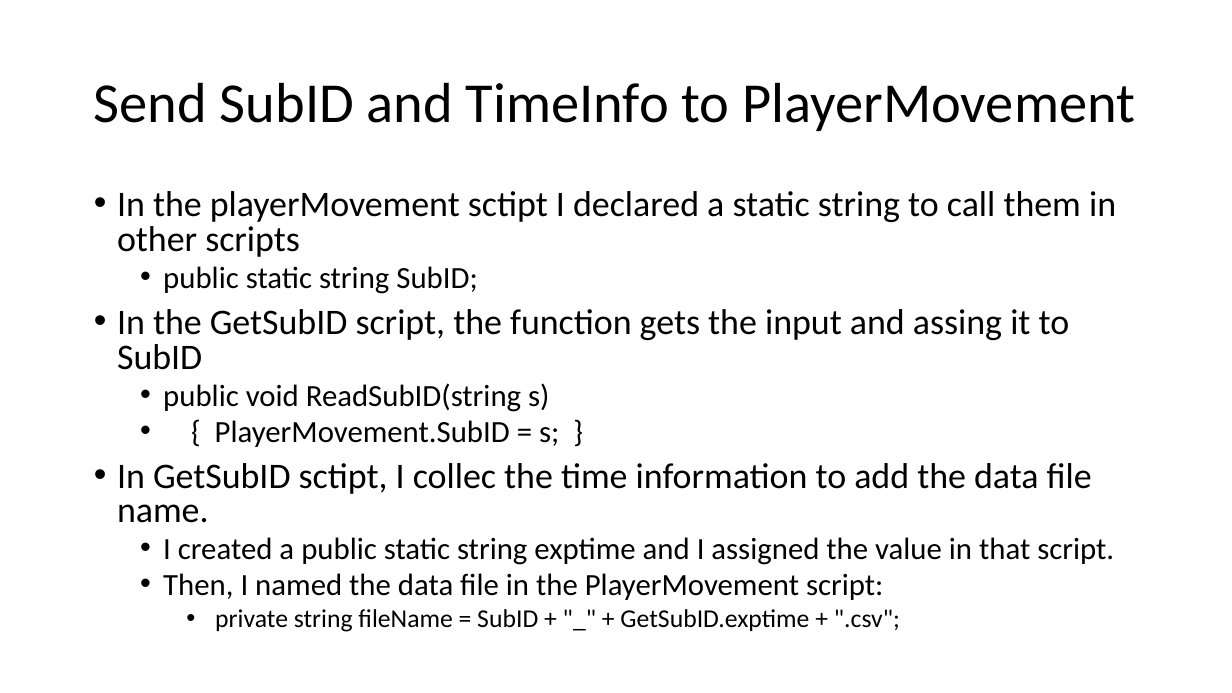
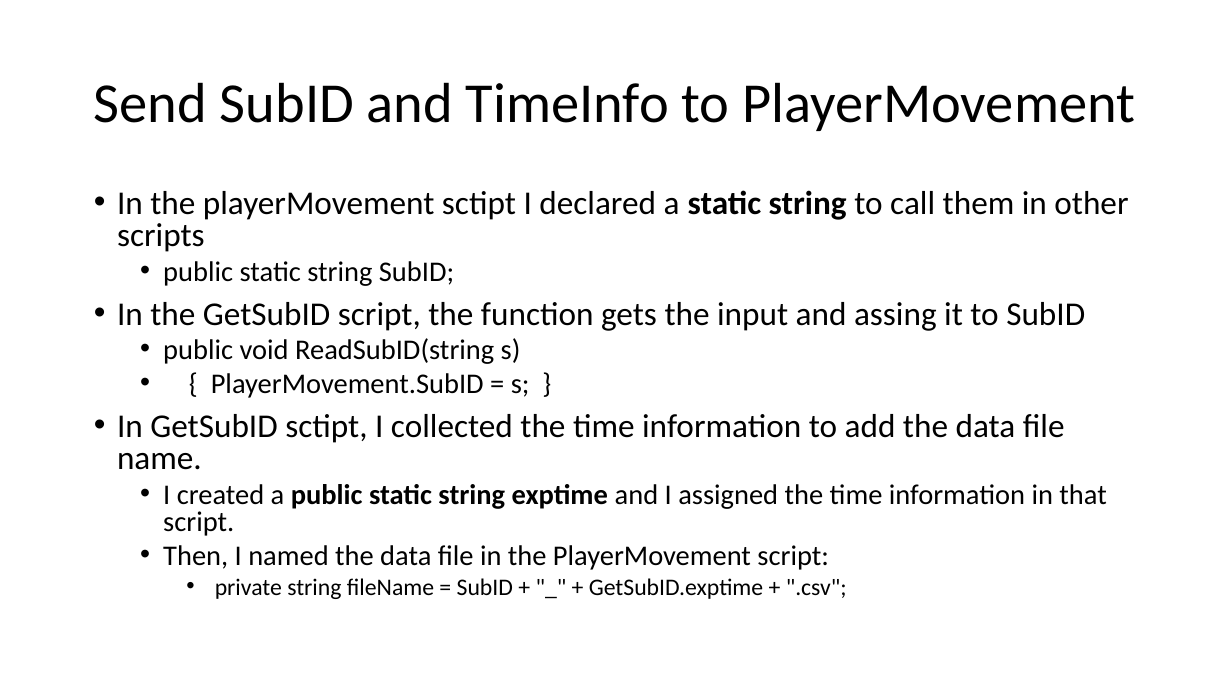
Before and after one commit to haticededetas/Experiment-1, a slide deck: slide 20 of Route_Following/Explanations.pptx. Drawn at 1232x693 pixels with LibreOffice and Linux fonts; fonts in the diff are those of the drawing. Boxes give left, top, right and bottom in pixels: in the first picture for what was removed or moved away, otherwise in the second. Text is boxed around its words. In the diff, an @@ line names an element or a change of style, - is before the commit and + after.

```diff
--- a/Route_Following/Explanations.pptx
+++ b/Route_Following/Explanations.pptx
@@ text at [117,190,1128,599]: size 28 to 25.9 pt in "In the playerMovement sctipt I declared a ...", "In the GetSubID script, the function gets ..."; bold on in "static string"; size 24 to 22.2 pt in "public static string SubID;", "public void ReadSubID(string s)", "{ PlayerMovement.SubID = s; }", "Then, I named the data file in ..."; size 20 to 18.5 pt in "private string fileName = SubID + "_" ..." @@
@@ text at [117,414,1106,536]: text changed; size 24 to 22.2 pt @@
-• In GetSubID sctipt, I collec the time information to add the data file name.
-  • I created a public static string exptime and I assigned the value in that script.
+• In GetSubID sctipt, I collected the time information to add the data file name.
+  • I created a public static string exptime and I assigned the time information in that script.
```
Also in this commit, not shown: 1 other slide changed, 1 slide added, 6 other files.
